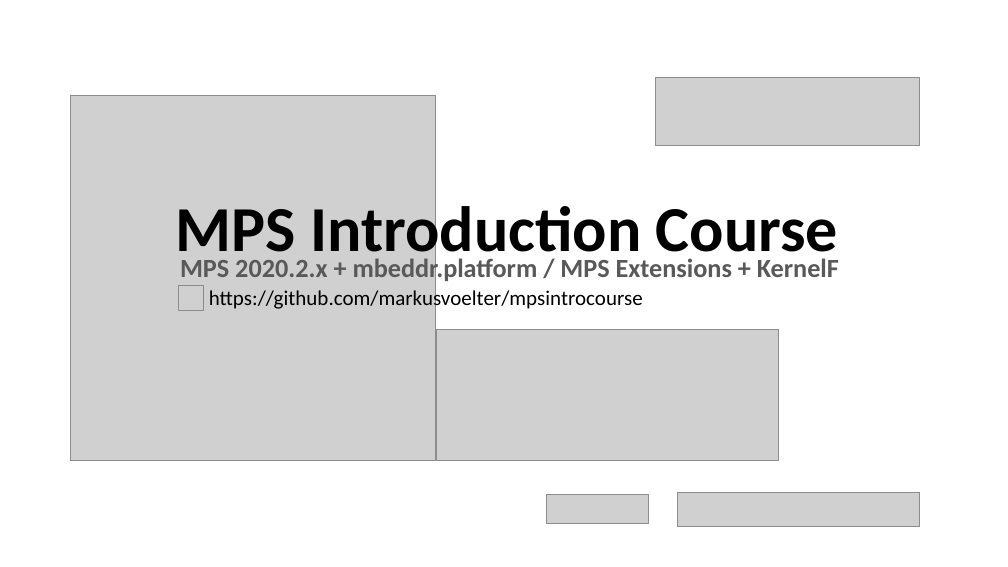
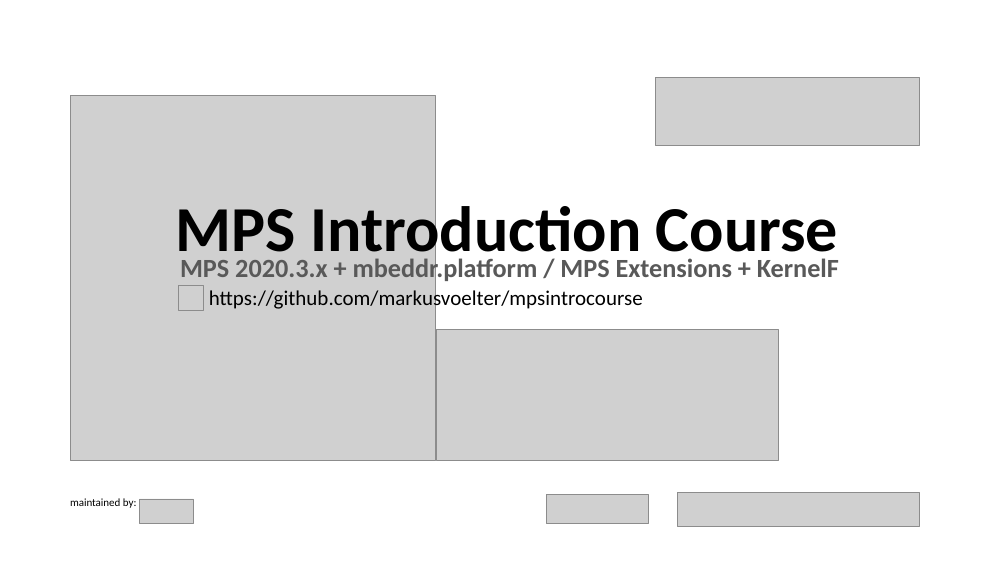
Before and after one commit to markusvoelter/mpsintrocourse, a slide deck: slide 1 of stuff/MPS Introduction Course.pptx. Drawn at 1008x567 pixels with LibreOffice and Linux fonts; fonts in the diff are those of the drawing; grey boxes stand for pictures. Boxes give left, top, right and bottom in pixels: in the first picture for what was removed or moved away, otherwise in the second. Text is boxed around its words. In the diff, an @@ line names an element or a change of style, - is before the commit and + after.

Commit message:
Adapt title to support for MPS 2020.3 and add maintained by DSLFoundry

```diff
--- a/stuff/MPS Introduction Course.pptx
+++ b/stuff/MPS Introduction Course.pptx
@@ subtitle at box(180, 255, 839, 283): text changed @@
-MPS 2020.2.x + mbeddr.platform / MPS Extensions + KernelF
+MPS 2020.3.x + mbeddr.platform / MPS Extensions + KernelF
@@ text added at box(70, 498, 137, 508), 10.5 pt, text #000000 @@
+maintained by:
@@ picture added at box(140, 499, 194, 524) @@
```
Also in this commit, not shown: 1 other file.
